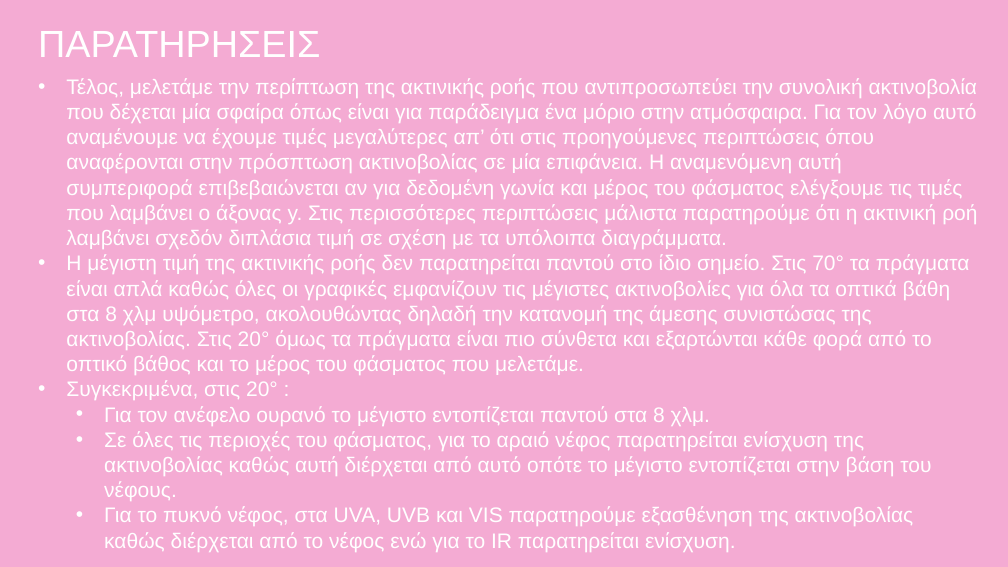
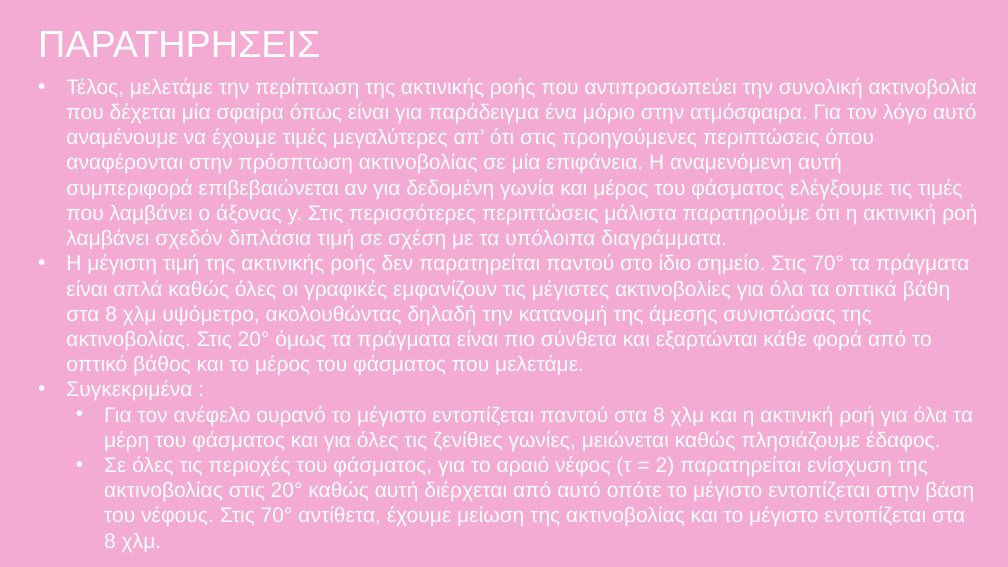
Before and after one commit to nadezsha/MSc---Applied-Meteorology-and-Environmental-Physics, a slide deck: slide 22 of Radiation and Atmosphere Interaction/Report 6/ΕργασίαΈξι.pptx. Drawn at 1008x567 pixels with LibreOffice and Linux fonts; fonts in the diff are those of the drawing. Boxes give left, top, right and bottom in pixels: in the first picture for what was removed or moved away, otherwise in the second. Text is boxed around its words. In the diff, an @@ line names an element or a change of style, - is before the commit and + after.

```diff
--- a/Radiation and Atmosphere Interaction/Report 6/ΕργασίαΈξι.pptx
+++ b/Radiation and Atmosphere Interaction/Report 6/ΕργασίαΈξι.pptx
@@ text at <box>66,380,974,552</box>: text changed @@
-• Συγκεκριμένα, στις 20° :
-  • Για τον ανέφελο ουρανό το μέγιστο εντοπίζεται παντού στα 8 χλμ.
-  • Σε όλες τις περιοχές του φάσματος, για το αραιό νέφος παρατηρείται ενίσχυση της ακτινοβολίας καθώς αυτή διέρχεται από αυτό οπότε το μέγιστο εντοπίζεται στην βάση του νέφους.
-  • Για το πυκνό νέφος, στα UVA, UVB και VIS παρατηρούμε εξασθένηση της ακτινοβολίας καθώς διέρχεται από το νέφος ενώ για το IR παρατηρείται ενίσχυση.
+• Συγκεκριμένα :
+  • Για τον ανέφελο ουρανό το μέγιστο εντοπίζεται παντού στα 8 χλμ και η ακτινική ροή για όλα τα μέρη του φάσματος και για όλες τις ζενίθιες γωνίες, μειώνεται καθώς πλησιάζουμε έδαφος.
+  • Σε όλες τις περιοχές του φάσματος, για το αραιό νέφος (τ = 2) παρατηρείται ενίσχυση της ακτινοβολίας στις 20° καθώς αυτή διέρχεται από αυτό οπότε το μέγιστο εντοπίζεται στην βάση του νέφους. Στις 70° αντίθετα, έχουμε μείωση της ακτινοβολίας και το μέγιστο εντοπίζεται στα 8 χλμ.
```
Also in this commit, not shown: 5 other slides changed.
